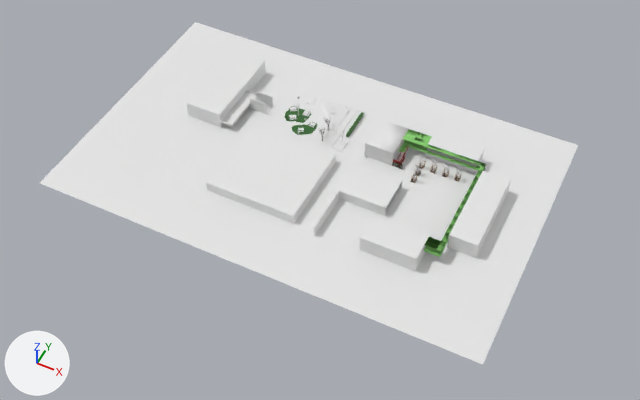
Before and after pictures for a commit that changed the FBX model Unity/Game/Assets/OurAsset/map.fbx.
Camera for both pictures: a 50 mm lens placed at (46.0, -156.3, 180.9), pointed at (-28.0, -8.2, -4.2). Every picture has the same lights, and +X, +Y and +Z are marked at lower left. Where no turn or scale is listed for an object, it has been applied to the vertices. Vertices at the same position are counted once.

Names of what the first picture shows: 'Cube.001', 'Cube.006', 'EPITA', 'Plane.002', 'Plane.006', 'Travaux', 'baby foot sup.001', 'batiment 3 sup bio', 'batiment sup bio 2', 'batiment sup bio 4', 'batiment supbio.001', 'batiment supbiotech 1'.
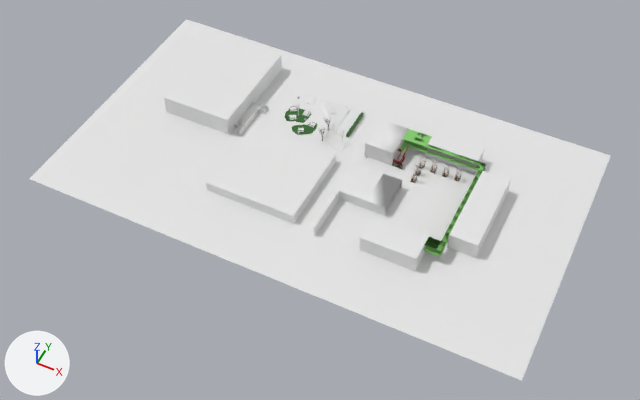
What differs and where, as boxes [x1, y1, x2, y2] in the pictures (640 x 400 px; the box of a moved part takes in the faces that stretch with it):
'Plane.002', moved, rescaled (8% wider)
    before: [40, 22, 578, 365]
    after: [30, 19, 611, 381]
'EPITA', moved, rescaled (49% wider, 29% taller)
    before: [187, 51, 266, 127]
    after: [164, 36, 282, 134]
'Cube.001', reshaped, moved, rescaled (33% narrower, 8% shorter)
    before: [220, 90, 273, 126]
    after: [234, 102, 269, 135]
'Cube.006', deleted
    before: [253, 96, 273, 114]
'escalier.004', added
    after: [236, 126, 243, 136]
part 1 of me_cube_012, moved or reshaped
    both: [366, 174, 402, 208]

The change, as a diff of the scene's bpy script:
```diff
--- a/Unity/Game/Assets/OurAsset/map.fbx.py
+++ b/Unity/Game/Assets/OurAsset/map.fbx.py
@@ mat_material_027 @@
+mat_material_027 = principled_material('Material.027')
+mat_material_027.base_color = (0.8, 0.8, 0.8)  # white #e7e7e7
+mat_material_027.metallic = 0.51
@@ me_cube_012 @@
 # used by ob_baby_foot_sup_001; location = (-16.7, -3.3, 1.0); rotation_euler = (-3.142, 0.0, 0.0), in degrees (-180, 0, 0); scale = (-2.91, -5.65, -1.0)
-me_cube_012.from_pydata(...)  # 121 vertices, 77 faces; spans x -2.97..1.86, y -3.59..1.0, z -1.09..2.24
+me_cube_012.from_pydata(...)  # 123 vertices, 80 faces; spans x -2.97..1.86, y -3.59..1.0, z -1.09..2.24
+# me_cube_012 part 1
+# 3 vertices are removed from x -2.96..-2.88, y -1.0..-0.98, z 2.24
+# 11 faces are deleted
+# 5 new vertices lie (0.0, 0.0, 3.23) away from vertices in x -2.96..-1.66, y 0.99, z -1.0
+# 14 new faces join them
@@ me_cube_017 @@
 # used by ob_cube_001; location = (-63.4, 11.3, 2.1); scale = (1.91, 4.6, 0.0696)
-me_cube_017.from_pydata(...)  # 90 vertices, 87 faces; spans x -1.0..3.9, y -2.2..1.0, z -30.0..27.2
+me_cube_017.from_pydata(...)  # 183 vertices, 165 faces; spans x -1.9..3.3, y -3.7..1.0, z -37.1..25.1
+# me_cube_017 part 2: 2 vertices moved within x 1.0, y 1.0, z -1.0..1.0; 74 vertices removed from x -1.0..3.9, y -2.2..1.0, z -30.0..27.2; 167 vertices added at x -1.9..3.3, y -3.7..1.0, z -37.1..25.1
@@ me_cube_044_1 @@
+me_cube_044_1.from_pydata(...)  # 168 vertices, 140 faces; spans x -0.97..0.45, y -0.1..2.38, z -0.04..1.11
+me_cube_044_1.materials.append(mat_material_027)  # its picture is missing
@@ ob_plane_002 @@
 ob_plane_002 = bpy.data.objects.new('Plane.002', me_plane_013)
-ob_plane_002.location = (-34.0, 0.0, 0.0)
-ob_plane_002.scale = (64.9, 40.8, 40.8)
+ob_plane_002.location = (-31.0, 0.0, 0.0)
+ob_plane_002.scale = (71.4, 40.8, 40.8)
@@ ob_cube_001 @@
 ob_cube_001 = bpy.data.objects.new('Cube.001', me_cube_017)
-ob_cube_001.location = (-63.4, 11.3, 2.1)
-ob_cube_001.scale = (1.91, 4.6, 0.0696)
+ob_cube_001.location = (-59.6, 10.6, 1.1)
+ob_cube_001.scale = (1.07, 2.78, 0.0341)
@@ ob_epita @@
 ob_epita = bpy.data.objects.new('EPITA', me_cube_056)
-ob_epita.location = (-70.9, 14.7, 2.6)
-ob_epita.scale = (5.64, 13.6, 2.48)
+ob_epita.location = (-72.5, 15.8, 2.9)
+ob_epita.scale = (10.8, 16.4, 2.84)
@@ ob_cube_007 @@
-ob_cube_007 = bpy.data.objects.new('Cube.007', me_cube_039)
-ob_cube_007.location = (-62.6, 21.1, 0.0)
@@ ob_cube_006 @@
-ob_cube_006 = bpy.data.objects.new('Cube.006', me_cube_043)
-ob_cube_006.location = (-56.1, 14.7, 0.1)
@@ ob_escalier_004 @@
+ob_escalier_004 = bpy.data.objects.new('escalier.004', me_cube_044_1)
+ob_escalier_004.location = (-59.0, 0.5, 0.0)
```
